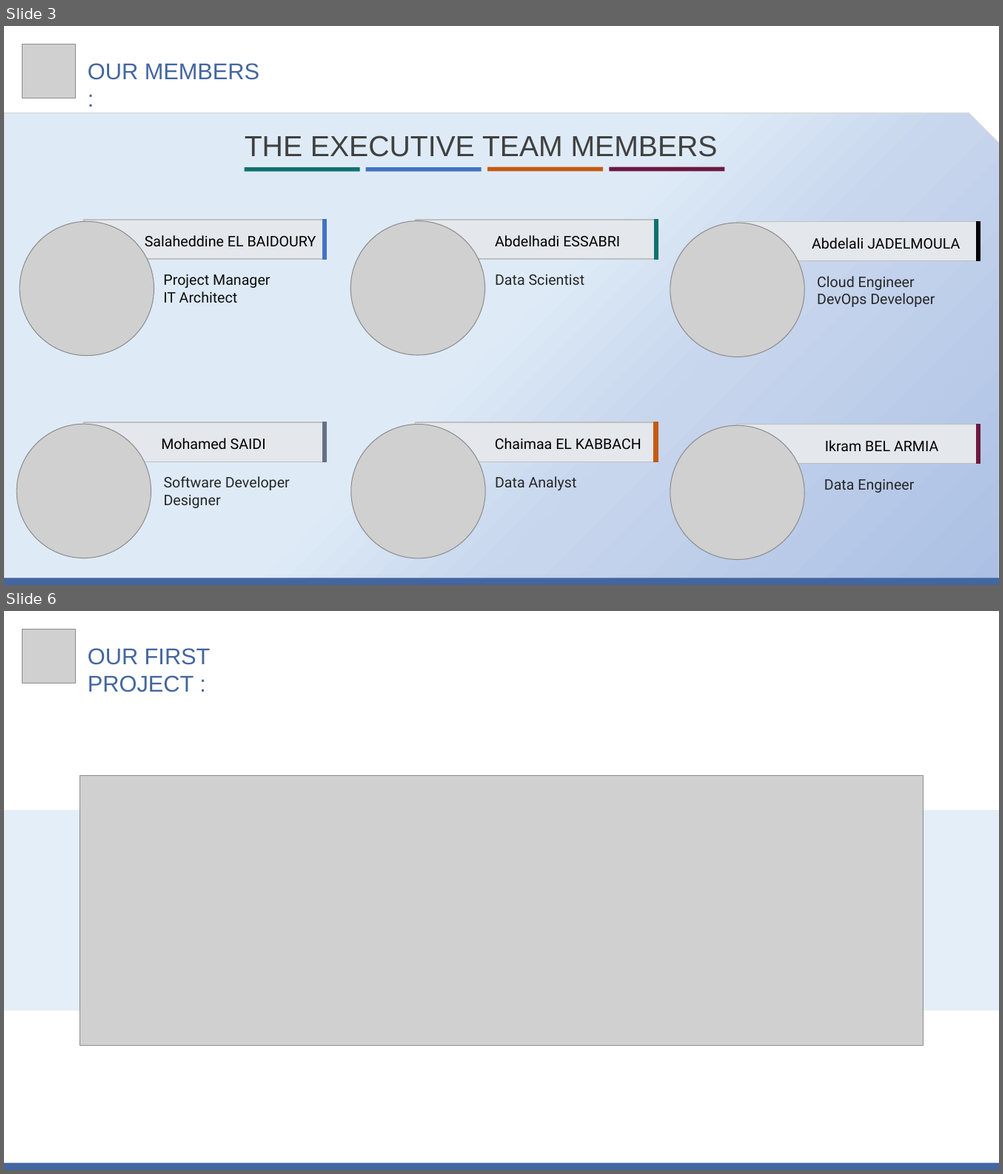
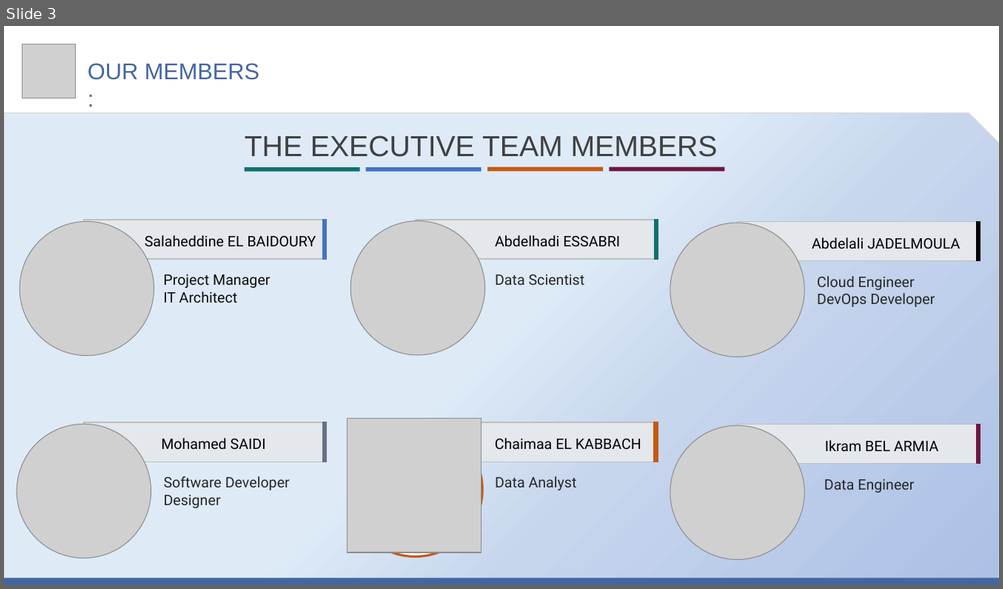
Before and after one commit to MiSalah/Real-Time-Data-Streaming-Analytics-System-for-tracking-Pedestrians, a slide deck: Progress' Presentations/Etat d'avancement - S1.pptx. Shown one above the other, each under a label of ours: slides 3 and 6 before the commit, slide 3 after it; the slides between them are not shown. The pictures are 1003x1174 and 1003x589 pixels, drawn with LibreOffice and Linux fonts; fonts in the diff are those of the drawing; grey boxes stand for pictures. Boxes give left, top, right and bottom in pixels: in the first picture for what was removed or moved away, otherwise in the second. Text is boxed around its words. In the diff, an @@ line names an element or a change of style, - is before the commit and + after.

```diff
--- a/Progress' Presentations/Etat d'avancement - S1.pptx
+++ b/Progress' Presentations/Etat d'avancement - S1.pptx
@@ slide 6 removed at [4, 611, 999, 1170], background #FFFFFF @@
@@ picture removed at [22, 629, 76, 684] @@
@@ text removed at [88, 648, 210, 692] @@
-OUR FIRST PROJECT :
@@ picture removed at [80, 775, 923, 1045] @@
@@ rectangle removed at [4, 810, 999, 1011] @@
@@ rectangle removed at [4, 1164, 999, 1170] @@
@@ slide 3 changed as well @@
@@ picture: place and size @@
-picture at [351, 424, 485, 559]
+picture at [347, 418, 481, 553]
@@ ellipse added at [348, 423, 482, 557], fill #FFFFFF, outline #C55A11 2.25 pt @@
```
Also in this commit, not shown: 5 other slides changed, 4 other slides removed.
